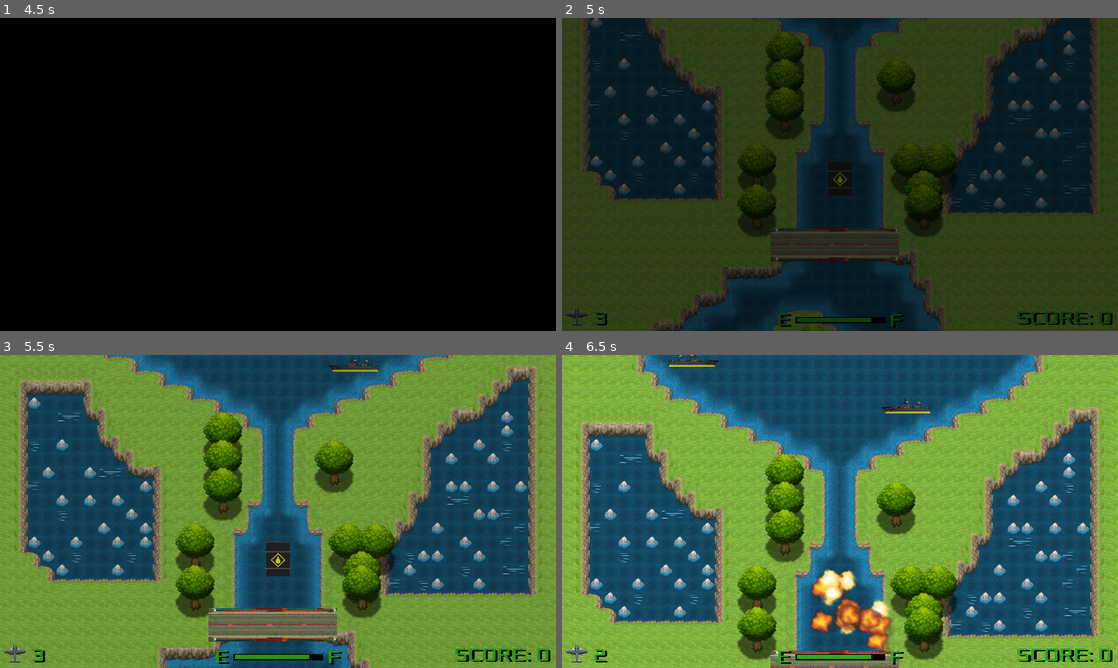
Above: before the commit, frames 1-4 (two rows, left to right).
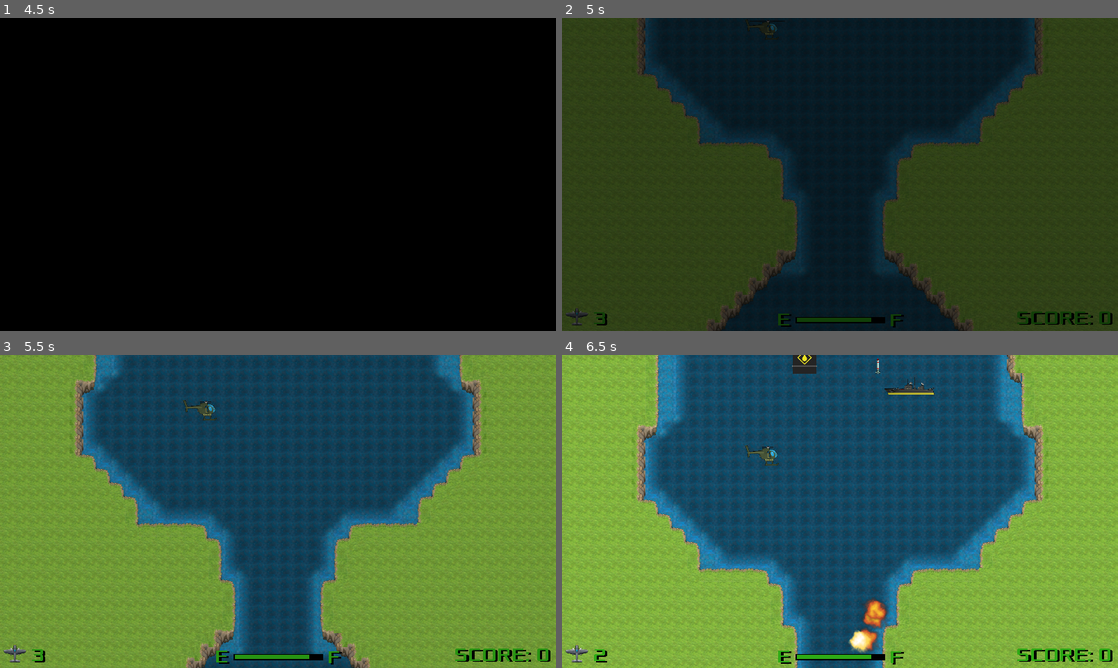
Above: after the commit, the same moments.

Repository: PawelKrywulko/TGW_G-8_Z1
Game: Godot game, scene res://scenes/GameManager.tscn
Same seed, same stepped clock (60 frames per second), same inputs: the game is played once before the commit and once after it.
Inputs (mouse positions are in pixels of both pictures, inside the frame that each line leads up to):
- Up to frame 1 (4.5 s): tap Enter at 0.5 s; move the mouse to (400, 158) at 0.52 s; hold Right (ui_right) 0.53-1.28 s; hold Space (interact) 0.53-1.28 s; move the mouse to (166, 190) at 1.27 s; hold Down (ui_down) 1.28-2.03 s; tap Space (interact) at 1.35, 2.85, 4.35 s; move the mouse to (333, 105) at 2.02 s; hold Right (ui_right) 2.03-2.78 s; hold Space (interact) 2.03-2.78 s; move the mouse to (250, 237) at 2.77 s; hold Up (ui_up) 2.78-3.53 s; move the mouse to (444, 221) at 3.52 s; hold Space (interact) 3.53-4.28 s; hold Left (ui_left) from 3.53 s (still down); move the mouse to (111, 127) at 4.27 s
- Up to frame 2 (5 s): keep holding Left (ui_left)
- Up to frame 3 (5.5 s): move the mouse to (305, 511) at 5.02 s; release Left (ui_left) at 5.03 s; hold Down (ui_down) from 5.03 s (still down); hold Space (interact) from 5.03 s (still down)
- Up to frame 4 (6.5 s): move the mouse to (756, 433) at 5.77 s; release Down (ui_down) at 5.78 s; release Space (interact) at 5.78 s; hold Right (ui_right) from 5.78 s (still down); tap Space (interact) at 5.85 s

Frame 1 is identical in both runs. In frame 2, 50% of the frame differs, in the area x 3-97%, y 0-100%; in frame 3, 63%; in frame 4, 66%, in the area x 0-100%, y 0-100%.
Error in both runs: Trying to assign value of type 'ProgressBar' to a variable of type 'Label'. (res://scripts/HUD.gd:6)

Commit message:
Fix small things

Diff:
--- a/River Raid/scenes/GameManager.tscn
+++ b/River Raid/scenes/GameManager.tscn
@@ -21,7 +21,6 @@
 position = Vector2( -1, 0 )
 script = ExtResource( 1 )
 checkpoints = [ 738, -5022, -10782, -16542, -22302 ]
-bridge_destroyed = 4
 prestart_speed = 300.0
 max_prestart_position_y = -500
 min_reset_position_y = 500
@@ -37,6 +36,7 @@
 editor/display_folded = true
 
 [node name="Levels" type="Node" parent="."]
+editor/display_folded = true
 
 [node name="Level0" parent="Levels" instance=ExtResource( 3 )]
 position = Vector2( 0, 810 )
@@ -650,7 +650,6 @@
 editor/display_folded = true
 scale = Vector2( 0.75, 0.75 )
 base_speed = 220.0
-fuel_capacity = 200.0
 [connection signal="ready_to_go" from="." to="Player" method="_on_ready_to_go"]
 [connection signal="reset" from="." to="Player" method="_on_GameManager_reset"]
 [connection signal="bonus_score_reached" from="HUD" to="Player" method="_on_HUD_bonus_score_reached"]
